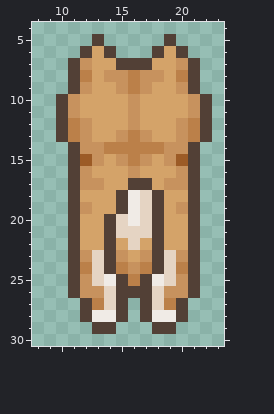
Two states of a pixel-art sprite, res/player/walk/kenny_up_2.png. The picture above was drawn from the file before the commit.
The file is 96x96 pixels, drawn in blocks of 3x3; one block is one cell here. Shown: x 8..23, y 4..30.
Once edited:
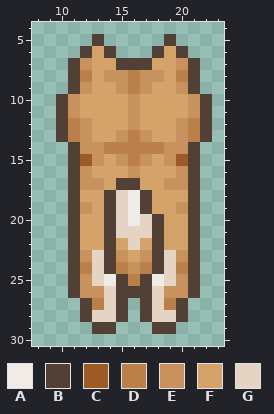
Palette (. is transparent): A #f0ebe6  B #524036  C #9c5b26  D #bb8049  E #c7925e  F #d4a369  G #e5d4c3
What changed:
Changed rows in their new state; - is an unchanged pixel.
first column x 14:
17 -B-F-
18 BG-BF
19 BG-BF
first column x 13:
28 GG---GG
Changed places in both pictures, as pixel boxes (x1, y1, x2, y2):
changed: (104, 178, 164, 214)
changed: (92, 310, 176, 322)
